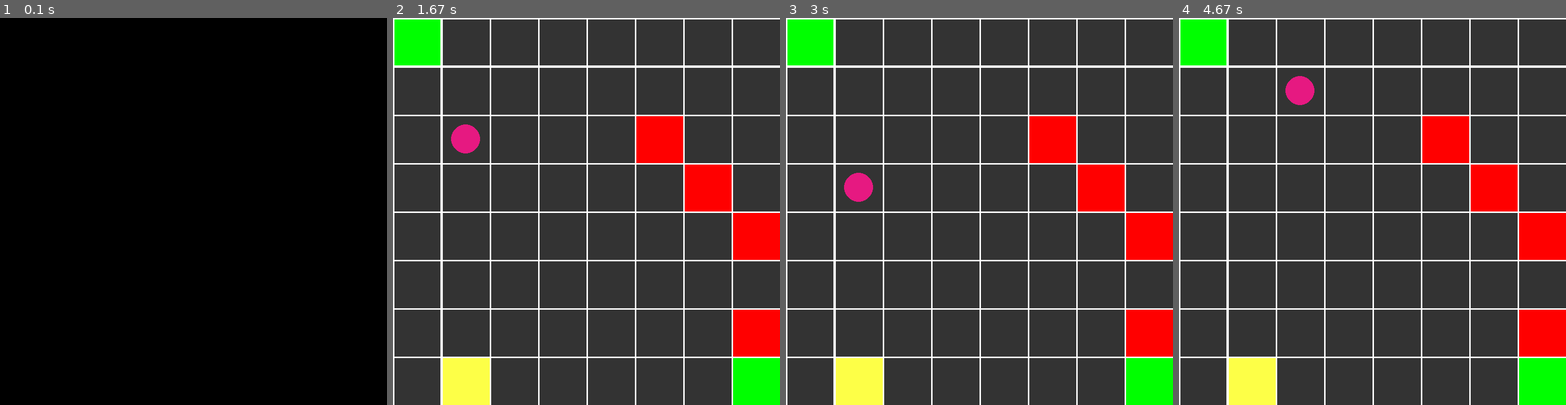
Above: before the commit, frames 1-4 (left to right).
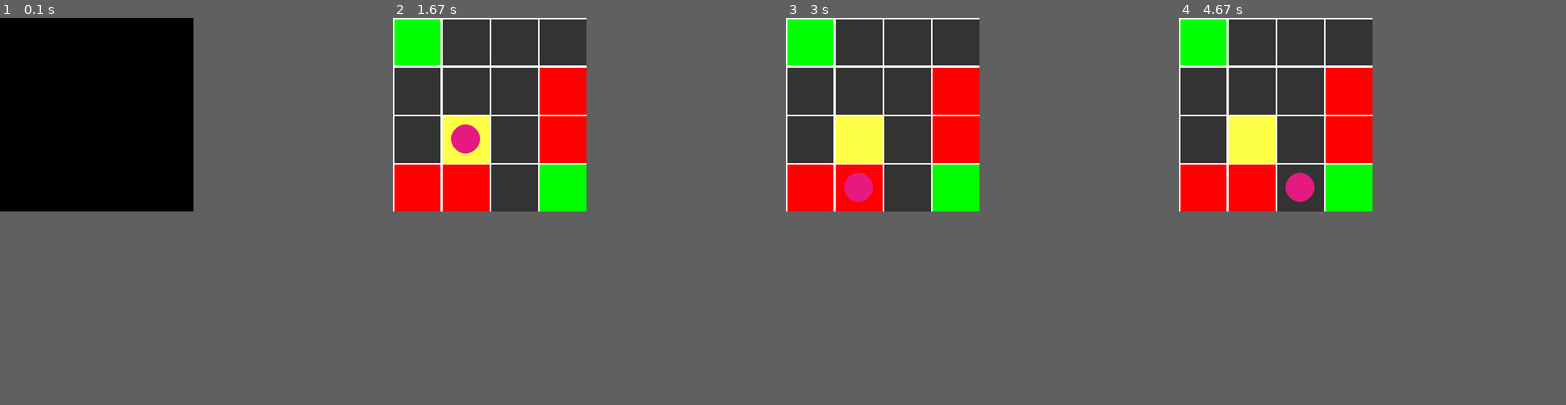
Above: after the commit, the same moments.

Repository: LauraMartel/reinforcement_learning
Game: pygame game, started from reinforcement_learning/RL_pygame_class.py
Two runs of this game, one before a commit and one after it. Both use one fixed random seed, a clock stepped at 60 frames per second and the inputs below.
Inputs:
- Up to frame 1 (0.1 s): no input
- Up to frame 2 (1.67 s): no input
- Up to frame 3 (3 s): no input
- Up to frame 4 (4.67 s): no input
The window is 800x800 before the commit and 400x400 after it. Grey fills any space a smaller window leaves; there, only what the larger window draws over its background counts as a difference.

The runs differ from the first frame. In frame 1, only the window size differs. In frame 2, 22% of the frame differs, in the area x 0-100%, y 0-100%; in frame 3, 22%; in frame 4, 23%.

Commit message:
last version reinforcement learning

Diff:
--- a/reinforcement_learning/RL_pygame_class.py
+++ b/reinforcement_learning/RL_pygame_class.py
@@ -12,16 +12,46 @@
 class dungeon_map:
 
     # Initializing function with the constants which will be used through the class
-    def __init__(self, size, walls, learning_rate, discount, epsilon, reward_treasure, punition_walls, reward_exit):
+    def __init__(self, size, walls, learning_rate, discount,
+                 epsilon, reward_treasure, punition_walls, reward_exit):
 
         ######## --------Screen where the dungeon map will be displayed------- ########
 
         # choose the size of the maze. Here 4x4.
         self.n = size
 
+        # colors for the background
+        self.colors =  [(51,51,51) for i in range(self.n**2)]
+
+        # dispay a screen with pygame with size 4x4
+        self.screen = pygame.display.set_mode((self.n*100,self.n*100))
+
+        # background color. black here.
+        self.background = (51,51,51)
+
+        ####### --------------------Movement--------------------------##########
+        self.actions = {"up": 0,"down" : 1,"left" : 2,"right" : 3}
+
+        # initial position
+        self.current_pos = [0,0]
+
+        ######## --------Parameters for the reinforcement learning-------- ########
+        # The learning rate or step size determines to what extent
+        # newly acquired information overrides old information.
+        # ranges between 0 and 1
+        self.alpha = learning_rate
+
+        # weight measure of how important do we find future actions
+        # vs current action or future reward over current reward. values between 0 and 1
+        self.gamma = discount
+
+        # values between 0 and 1. The higher the epsilon, the more likely we are to perform a random action
+        self.epsilon = epsilon
+
         # number of walls you need
         self.penalities = walls
 
+
         # punition on the walls
         self.punition_walls = punition_walls
 
@@ -31,40 +61,15 @@
         # reward to reach the exit
         self.reward_exit = reward_exit
 
-        # dispay a screen with pygame with size 4x4
-        self.screen = pygame.display.set_mode((self.n*100,self.n*100))
-
-        # background color. black here.
-        self.background = (51,51,51)
-
-        ######## --------Parameters for the reinforcement learning-------- ########
-        # The learning rate or step size determines to what extent newly acquired information overrides old information.
-        # ranges between 0 and 1
-        self.alpha = learning_rate
-
-        # weight measure of how important do we find future actions vs current action or future reward over current reward. values between 0 and 1
-        self.gamma = discount
-
-        # values between 0 and 1. The higher the epsilon, the more likely we are to perform a random action
-        self.epsilon = epsilon
-
-        ####### Movement
-        self.actions = {"up": 0,"down" : 1,"left" : 2,"right" : 3}
-
-        # initial position
-        self.current_pos = [0,0]
-
         # initial q-learning table (Q) 16x4. 16 as 4 actions up, down, left, right
         self.Q = np.zeros((self.n**2,4))
 
-        # colors for the background
-        self.colors =  [(51,51,51) for i in range(self.n**2)]
 
         # empty list to be able to do the reinforcement learning
         self.terminals = []
 
         # initial rewards matrix with only -1 size 4x4 allows to penalize the path
-        # and force the agent to go to the treasure
+        # and force the agent to go to the treasure (not stay blocked) then to the exit.
         # This can eventually be put as a user input.
         self.reward = -np.ones((self.n,self.n))
 
@@ -76,7 +81,7 @@
     def layout(self):
         # exit, I put the reward for the exit to be the highest one. To force to go outside of treasure.
         self.reward[self.n-1,self.n-1] = self.reward_exit
-        # treasure, I put -1 for the treasure for the ball to pass by the value, but not stay there.
+        # treasure, I put 0 for the treasure for the ball to pass by the value, but not stay there.
         self.reward[2,1] = self.reward_treasure
         # color for the rectangle start
         self.colors[0] = (0,255,0)
@@ -95,11 +100,15 @@
             if self.reward[i,j] == -1 and [i,j] != [0,0] and [i,j] != [self.n-1,self.n-1] and [i,j]!=[1,2]:
                 # punition for the walls which have the highest negative value
                 self.reward[i,j] = self.punition_walls
-                # keep at -1 for the 4 walls
+                # keep at -1 for the 4 walls. You can also modify it to change the number of walls.
                 self.penalities -= 1
                 # colors of the cases with penalties
                 self.colors[self.n*i+j] = (255,0,0)  #red
-                self.terminals.append(self.n*i+j)
+                # if we place terminals here, the agent will not explore all the maze and exclude
+                # some parts. I feel that somehow it is slower like that.
+                # As I want it to explore everything, I put the terminals in the function episode under.
+                # but you can change.
+                # self.terminals.append(self.n*i+j)
 
         # draw grid in the pygame window
         c = 0
@@ -111,12 +120,12 @@
                 pygame.draw.rect(self.screen,self.colors[c],(j+3,i+3,j+95,i+95),0)
                 c+=1
 
-    # Function to make the agent move (pink ball)
+    # Function to make the agent move.
     def select_action(self, current_state):
         # create an empty list to store the future actions
         possible_actions = []
 
-        # if a random number is <= to epsilon you can move
+        # if a random number is <= to epsilon you can move and predict next action
         if np.random.uniform() <= self.epsilon:
             if self.current_pos[1] != 0:
                 possible_actions.append("left")
@@ -127,7 +136,7 @@
             if self.current_pos[0] != self.n-1:
                 possible_actions.append("down")
             action = self.actions[possible_actions[r(0,len(possible_actions) - 1)]]
-        # if not, you use the Q table
+        # if not, you use the Q table to predict next action
         else:
             m = np.min(self.Q[current_state])
             #  curent state and the action (up)
@@ -171,6 +180,7 @@
                 states[(i,j)] = k
                 k+=1
 
+        # create the initial current state
         self.current_state = states[(self.current_pos[0], self.current_pos[1])]
 
         # create the action
@@ -183,6 +193,7 @@
             self.current_pos[1] -= 1
         elif action == 3:
             self.current_pos[1] += 1
+
         # create the new state by inserting the current position as a tuple in the randomly created state before
         new_state = states[(self.current_pos[0],self.current_pos[1])]
 
@@ -201,15 +212,16 @@
 
 
 # call the class by defining:
-# the size of the cell, the number of walls, the learning rate, the discount, the epsilon
+# the size of the cell (here 4x4 but can be any square matrix),
+# the number of walls, the learning rate, the discount, the epsilon
 # the reward/penalty for the treasure, the walls penalty, the exit reward
 # you can change these values as you like.
-dm = dungeon_map(8, 4, 0.2, 0.9, 0.1, 0, -10, 10)
+dm = dungeon_map(4, 4, 0.2, 0.9, 0.1, 0, -10, 10)
 
 
 # make the program run in an infinite loop
-# I noticed that the 1st iteration is often not good with the start or the exit being blocked.
-# Restart a new one.
+# I noticed that the 1st iteration/epoch is often not good with the start or the exit being blocked by the walls.
+# Restart a new one in this case.
 run = True
 while run:
     sleep(0.1)
